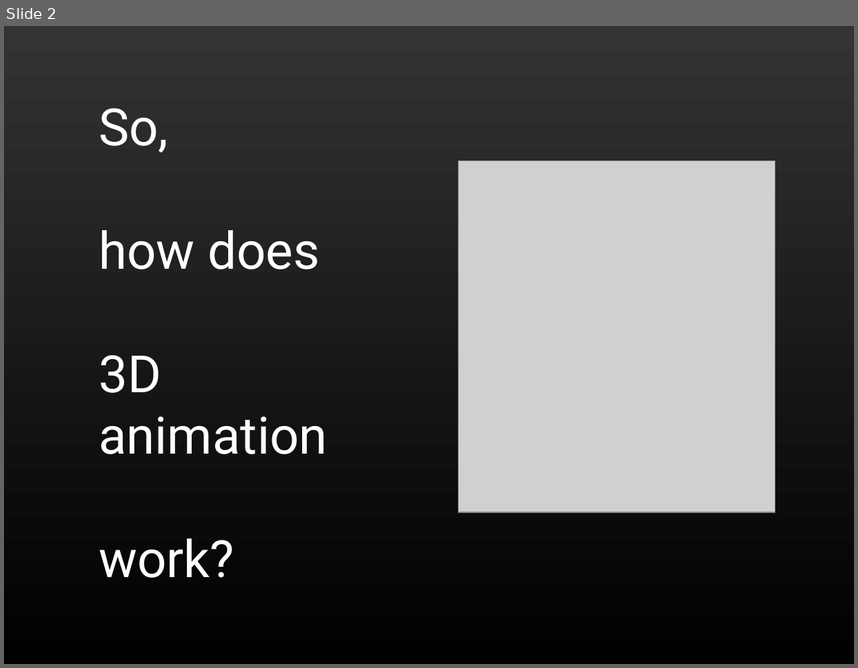
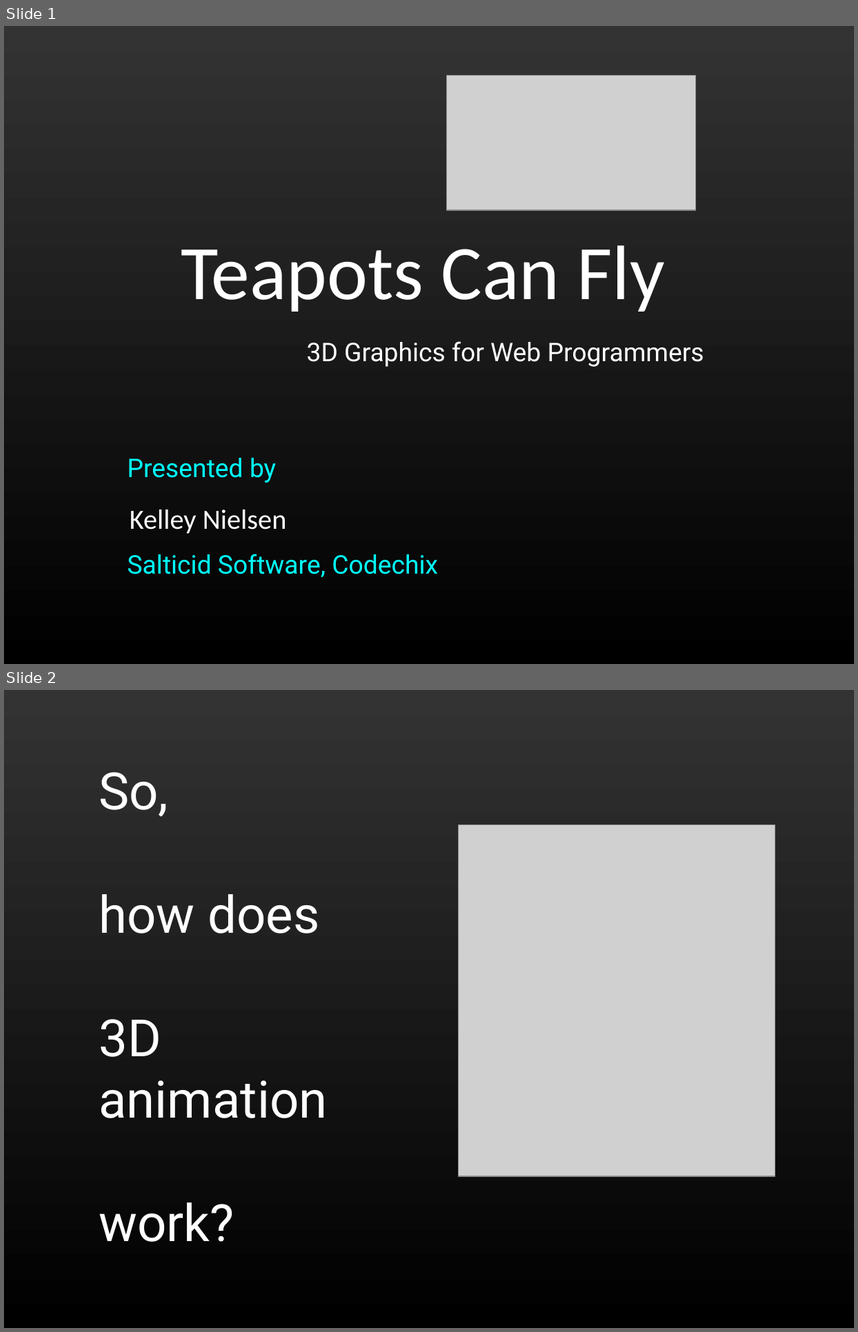
Before and after one commit to shegeek/teapots_can_fly, a slide deck: slides/teapots0.odp. Shown one above the other, each under a label of ours: slide 2 before the commit, slides 1 and 2 after it. The pictures are 858x668 and 858x1332 pixels, drawn with LibreOffice and Linux fonts; fonts in the diff are those of the drawing; grey boxes stand for pictures. Boxes give left, top, right and bottom in pixels: in the first picture for what was removed or moved away, otherwise in the second. Text is boxed around its words. In the diff, an @@ line names an element or a change of style, - is before the commit and + after.

```diff
--- a/slides/teapots0.odp
+++ b/slides/teapots0.odp
@@ slide 1 added at (4,26,854,664), background gradient #333333 to #000000 @@
@@ picture added at (447,76,696,210) @@
@@ text added at (181,245,665,312), 72 pt, text #FFFFFF @@
+Teapots Can Fly
@@ text added at (307,341,704,367), 24 pt, text #FFFFFF @@
+3D Graphics for Web Programmers
@@ text added at (128,458,276,483), 24 pt, text #00FFFF @@
+Presented by
@@ text added at (130,510,287,534), 26 pt, text #FFFFFF @@
+Kelley Nielsen
@@ text added at (128,554,438,577), 24 pt, text #00FFFF @@
+Salticid Software, Codechix
```
Also in this commit, not shown: 17 slides changed, 1 slide removed.
